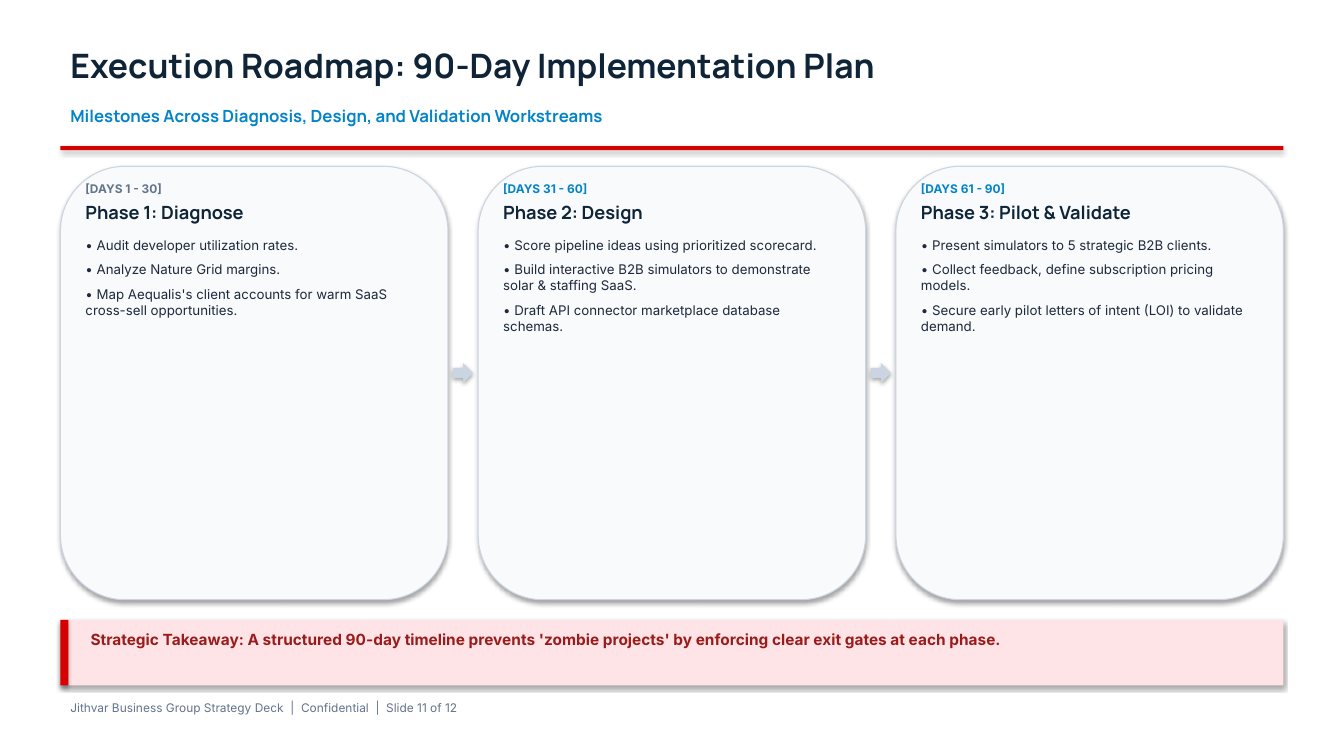
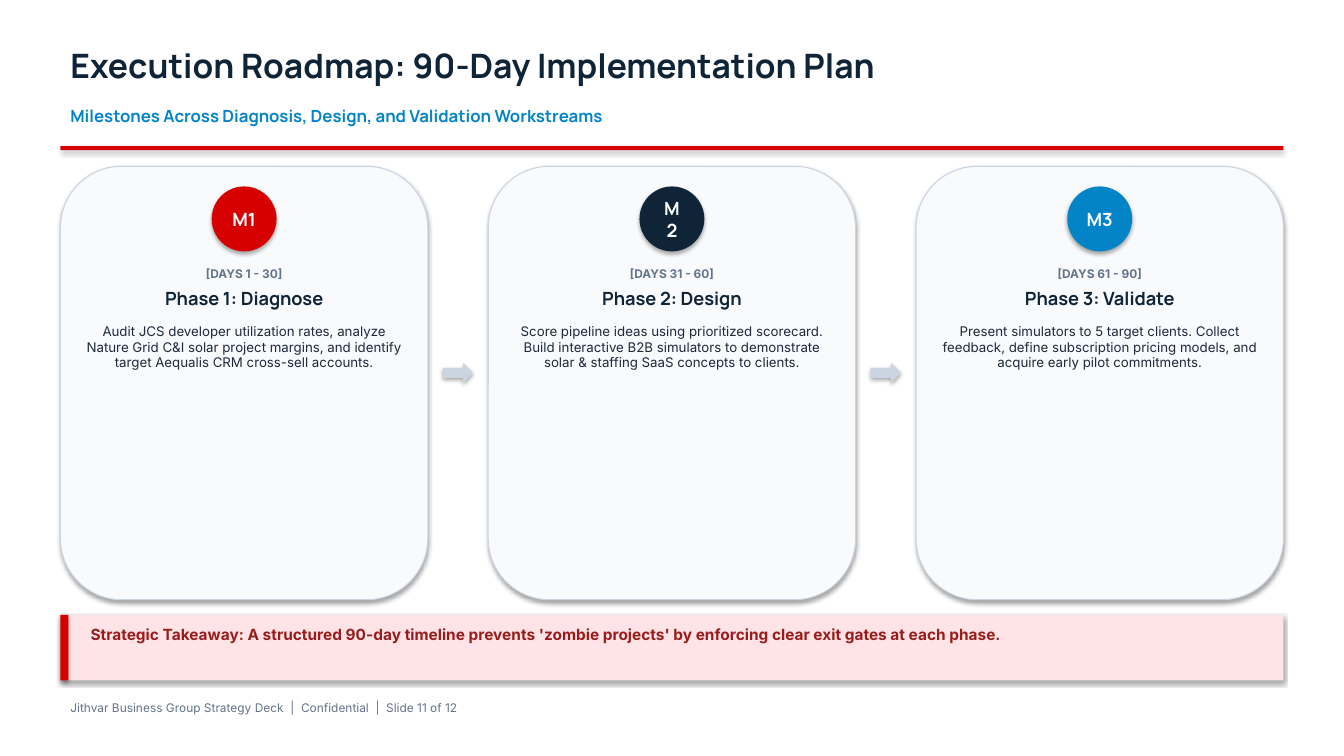
Before and after one commit to parikhniket655/JGB, a slide deck: slide 11 of documents/1_pitch_deck.pptx. Drawn at 1344x756 pixels with LibreOffice and Linux fonts; fonts in the diff are those of the drawing. Boxes give left, top, right and bottom in pixels: in the first picture for what was removed or moved away, otherwise in the second. Text is boxed around its words. In the diff, an @@ line names an element or a change of style, - is before the commit and + after.

```diff
--- a/documents/1_pitch_deck.pptx
+++ b/documents/1_pitch_deck.pptx
@@ rounded rectangle: place and size @@
-rounded rectangle at <box>60,166,448,600</box>
+rounded rectangle at <box>60,166,427,600</box>
@@ rounded rectangle: place and size @@
-rounded rectangle at <box>478,166,865,600</box>
+rounded rectangle at <box>488,166,855,600</box>
@@ rounded rectangle: place and size @@
-rounded rectangle at <box>896,166,1284,600</box>
+rounded rectangle at <box>917,166,1284,600</box>
@@ ellipse added at <box>212,187,276,251</box>, fill #D60000, 13 pt, text #FFFFFF, bold @@
+M1
@@ ellipse added at <box>639,187,704,251</box>, fill #0F2537, 13 pt, text #FFFFFF, bold @@
+M2
@@ ellipse added at <box>1068,187,1132,251</box>, fill #0284C7, 13 pt, text #FFFFFF, bold @@
+M3
@@ text "[DAYS 1 - 30]": place and size @@
-text "[DAYS 1 - 30]" at <box>85,183,387,318</box>
+text "[DAYS 1 - 30]" at <box>87,268,402,370</box>
@@ text at <box>165,268,323,310</box>: alignment left to centre @@
@@ text "[DAYS 31 - 60]": place and size @@
-text "[DAYS 31 - 60]" at <box>503,183,817,331</box>
+text "[DAYS 31 - 60]" at <box>521,268,823,370</box>
@@ text at <box>602,268,742,310</box>: text colour #0284C7 to #64748B in "[DAYS 31 - 60]"; alignment left to centre @@
@@ text "[DAYS 61 - 90]": place and size @@
-text "[DAYS 61 - 90]" at <box>921,183,1243,331</box>
+text "[DAYS 61 - 90]" at <box>943,268,1256,370</box>
@@ text at <box>1058,268,1142,279</box>: text colour #0284C7 to #64748B in "[DAYS 61 - 90]"; alignment left to centre @@
@@ text at <box>943,291,1256,370</box>: text changed @@
-Phase 3: Pilot & Validate
-• Present simulators to 5 strategic B2B clients.
-• Collect feedback, define subscription pricing models.
-• Secure early pilot letters of intent (LOI) to validate demand.
+Phase 3: Validate
+Present simulators to 5 target clients. Collect feedback, define subscription pricing models, and acquire early pilot commitments.
@@ text at <box>87,326,402,370</box>: text changed @@
-• Audit developer utilization rates.
-• Analyze Nature Grid margins.
-• Map Aequalis's client accounts for warm SaaS cross-sell opportunities.
+Audit JCS developer utilization rates, analyze Nature Grid C&I solar project margins, and identify target Aequalis CRM cross-sell accounts.
@@ text at <box>521,326,823,370</box>: text changed @@
-• Score pipeline ideas using prioritized scorecard.
-• Build interactive B2B simulators to demonstrate solar & staffing SaaS.
-• Draft API connector marketplace database schemas.
+Score pipeline ideas using prioritized scorecard. Build interactive B2B simulators to demonstrate solar & staffing SaaS concepts to clients.
@@ right arrow: place and size @@
-right arrow at <box>453,363,473,383</box>
+right arrow at <box>443,363,473,383</box>
@@ right arrow: place and size @@
-right arrow at <box>871,363,891,383</box>
+right arrow at <box>871,363,901,383</box>
@@ 2 rectangles, 1 text: place and size @@
-2 rectangles, 1 text at <box>60,620,1284,686</box>
+2 rectangles, 1 text at <box>60,615,1284,681</box>
```
Also in this commit, not shown: 10 other slides changed, 1 other file.
